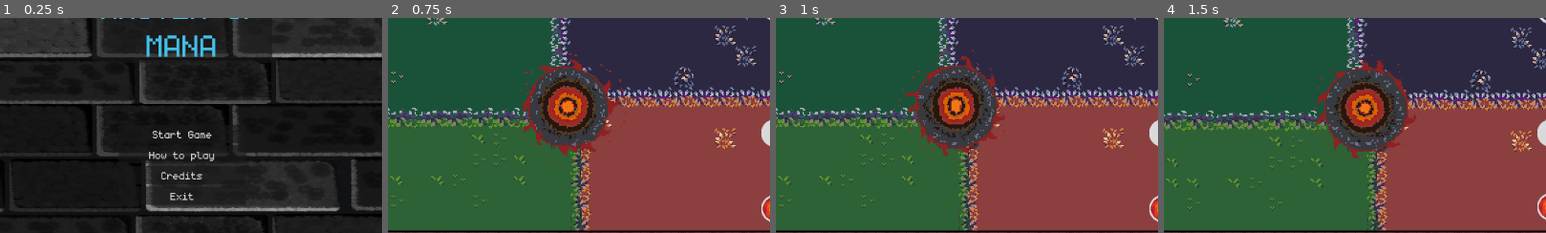
Above: before the commit, frames 1-4 (left to right).
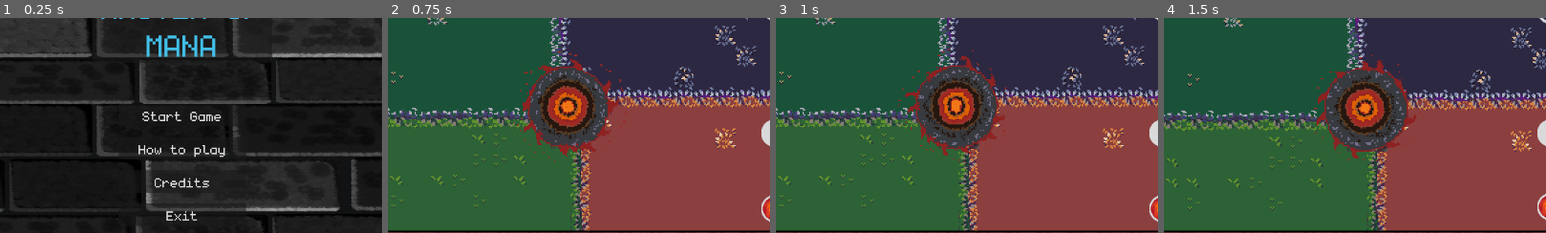
Above: after the commit, the same moments.

Repository: Juanxpeke/GD-BR2024
Game: Godot game, scene res://Core/GUI/MainMenu/main_menu.tscn
The game is run twice, just before and just after one commit, with the same random seed, the same clock (stepped at 60 frames per second) and the same inputs. The engine's default icon, where the game draws it, is replaced by a stand-in: a white triangle on a blue panel in a dark square. Sound files missing from this copy of the repository are replaced by a short silence.
Inputs (mouse positions are % of the whole screen's width and height, from its top left):
- Up to frame 1 (0.25 s): no input
- Up to frame 2 (0.75 s): click "Start Game" at 0.5 s
- Up to frame 3 (1 s): no input
- Up to frame 4 (1.5 s): drag from (50, 50) to (77, 56) at 1.27 s
The pictures show only the part of the screen within x 26-76%, y 29-79%; the shares and areas given below are measured in that part.

The runs differ from the first frame. In frame 1, 2.7% of the frame differs, in the area x 35-65%, y 40-97%; in frame 2, nothing differs; in frame 3, nothing differs; in frame 4, nothing differs.

Commit message:
Little GUI refactor

Diff:
--- a/Core/GUI/Credits/Credits.gd
+++ b/Core/GUI/Credits/Credits.gd
@@ -1,13 +1,12 @@
 extends Control
 
-@onready var exit_button = %ExitButton
+@onready var exit_button := %ExitButton
 
 #Private
 
-# Called when the node enters the scene tree for the first time.
+# Called when the node enters the scene tree for the first time
 func _ready() -> void:
 	exit_button.pressed.connect(_on_exit_button_pressed)
-
 
 #Called when exit button is pressed
 func _on_exit_button_pressed() -> void:
--- a/Core/GUI/Credits/Credits.tscn
+++ b/Core/GUI/Credits/Credits.tscn
@@ -1,7 +1,7 @@
 [gd_scene load_steps=3 format=3 uid="uid://cp5imlahteqvf"]
 
-[ext_resource type="Script" path="res://Core/GUI/Credits/Credits.gd" id="1_6l2pm"]
-[ext_resource type="Texture2D" uid="uid://c5cykccwshgp8" path="res://Assets/BrickTextures/Brickwall5_Texture.png" id="1_ths00"]
+[ext_resource type="Script" path="res://Core/GUI/Credits/credits.gd" id="1_6l2pm"]
+[ext_resource type="Texture2D" uid="uid://bw6ugueaguyti" path="res://Assets/BrickTextures/Brickwall5_Texture.png" id="1_ths00"]
 
 [node name="Credits" type="Control"]
 layout_mode = 3
--- a/Core/GUI/MainMenu/main_menu.gd
+++ b/Core/GUI/MainMenu/main_menu.gd
@@ -2,8 +2,8 @@
 extends Control
 
 var match_scene : PackedScene = load("res://Core/Match/match.tscn")
-var tutorial_scene : PackedScene = load("res://Core/GUI/Tutorial/Tutorial.tscn")
-var credits_scene : PackedScene = load("res://Core/GUI/Credits/Credits.tscn")
+var tutorial_scene : PackedScene = load("res://Core/GUI/Tutorial/tutorial.tscn")
+var credits_scene : PackedScene = load("res://Core/GUI/Credits/credits.tscn")
 
 @onready var start_game_button := %StartGameButton
 @onready var tutorial_button := %TutorialButton
@@ -19,21 +19,16 @@
 	credits_button.pressed.connect(_on_credits_button_pressed)
 	exit_button.pressed.connect(_on_exit_button_pressed)
 
-# Called every frame. 'delta' is the elapsed time since the previous frame
-func _process(delta: float) -> void:
-	pass
-
 # Called when the start game button is pressed
 func _on_start_game_button_pressed() -> void:
 	get_tree().change_scene_to_packed(match_scene)
 
-
-#Called when the tutorial button is pressed
+# Called when the tutorial button is pressed
 func _on_tutorial_button_pressed() -> void:
 	var tutorial_screen = tutorial_scene.instantiate()
 	self.add_child(tutorial_screen)
 
-#Called when the credits button is pressed
+# Called when the credits button is pressed
 func _on_credits_button_pressed() -> void:
 	var credits_screen = credits_scene.instantiate()
 	self.add_child(credits_screen)
--- a/Core/GUI/MainMenu/main_menu.tscn
+++ b/Core/GUI/MainMenu/main_menu.tscn
@@ -1,7 +1,7 @@
 [gd_scene load_steps=3 format=3 uid="uid://dfc1rfdj3ibh8"]
 
 [ext_resource type="Script" path="res://Core/GUI/MainMenu/main_menu.gd" id="1_enann"]
-[ext_resource type="Texture2D" uid="uid://i5lmxl3efork" path="res://Core/GUI/MainMenu/Brickwall3_Texture.png" id="2_cief4"]
+[ext_resource type="Texture2D" uid="uid://c42k23rykaocg" path="res://Core/GUI/MainMenu/main_menu_background.png" id="2_cief4"]
 
 [node name="MainMenu" type="Control"]
 layout_mode = 3
@@ -53,9 +53,11 @@
 offset_left = -96.0
 offset_top = 26.0
 offset_right = 96.0
-offset_bottom = 231.0
+offset_bottom = 146.0
 grow_horizontal = 2
 grow_vertical = 2
+theme_override_constants/separation = 16
+alignment = 1
 
 [node name="StartGameButton" type="Button" parent="ButtonsContainer"]
 unique_name_in_owner = true
--- a/Themes/main_theme.tres
+++ b/Themes/main_theme.tres
@@ -5,5 +5,10 @@
 [resource]
 default_font = ExtResource("1_7s802")
 default_font_size = 24
+Button/font_sizes/font_size = 32
+Button/styles/focus = null
+Button/styles/hover = null
+Button/styles/normal = null
+Button/styles/pressed = null
 Label/colors/font_color = Color(1, 1, 1, 1)
 Label/font_sizes/font_size = 24
Renamed: Core/GUI/MainMenu/Brickwall3_Texture.png -> Core/GUI/MainMenu/main_menu_background.png
Not shown: 3 places in Core/GUI/Tutorial/Tutorial.tscn that only renumber resources
Not shown: 1 places in Core/World/BackgroundBoard/background_board.tres that only renumber resources
